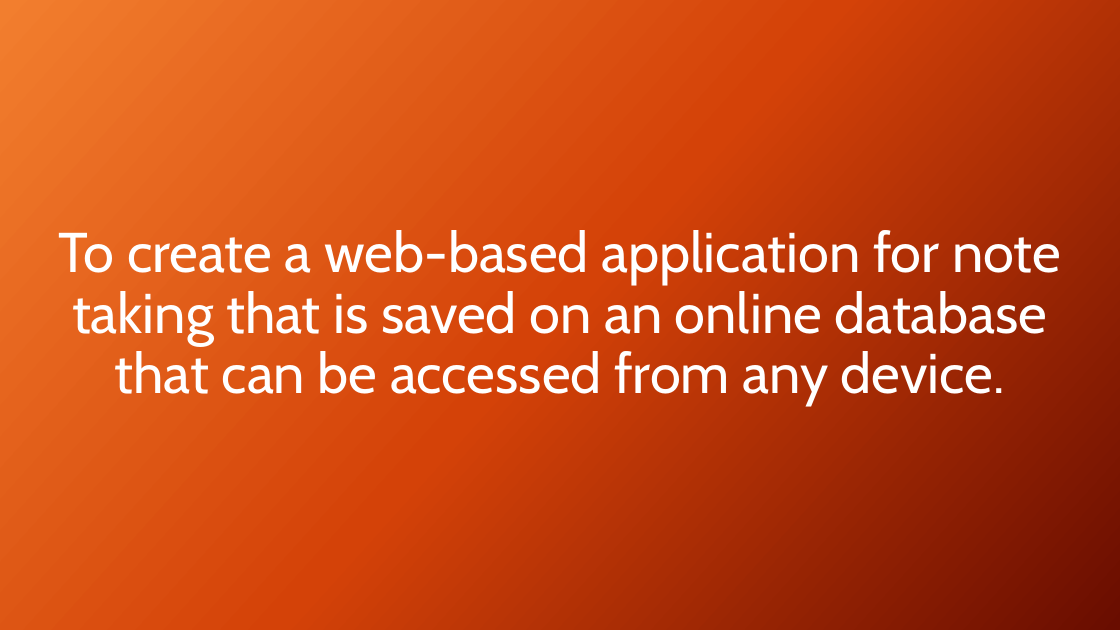
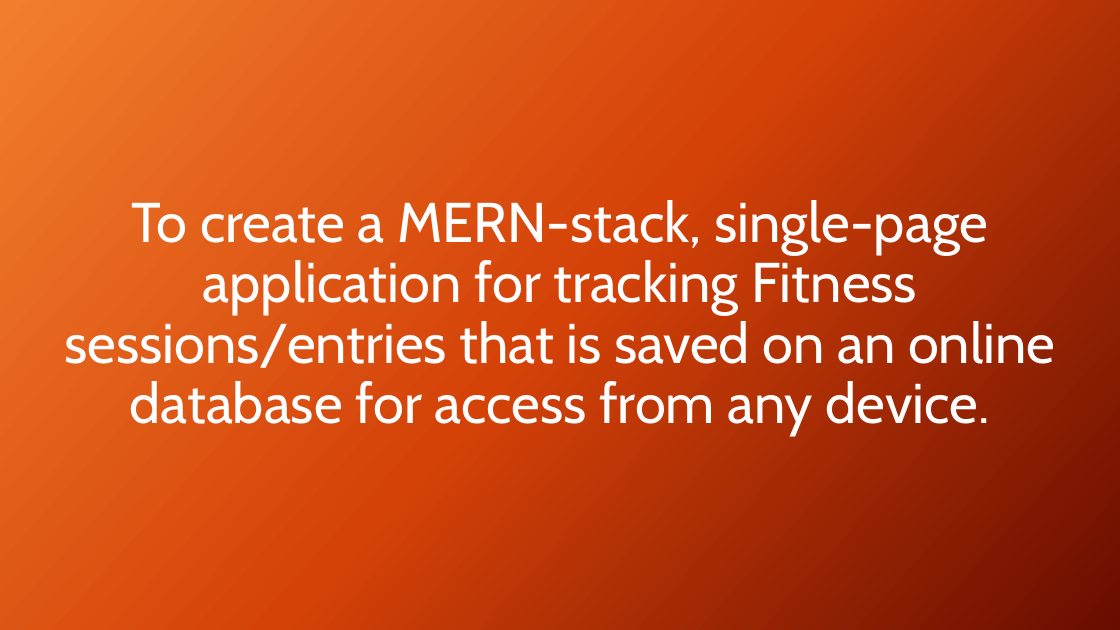
Before and after one commit to stephenw987/Fitness-Tracker, a slide deck: slide 2 of assets/Project03.pptx. Drawn at 1120x630 pixels with LibreOffice and Linux fonts; fonts in the diff are those of the drawing; background and template pictures are left out. Boxes give left, top, right and bottom in pixels: in the first picture for what was removed or moved away, otherwise in the second. Text is boxed around its words. In the diff, an @@ line names an element or a change of style, - is before the commit and + after.

```diff
--- a/assets/Project03.pptx
+++ b/assets/Project03.pptx
@@ title at bbox=[64, 200, 1055, 436]: text changed @@
-To create a web-based application for note taking that is saved on an online database that can be accessed from any device.
+To create a MERN-stack, single-page application for tracking Fitness sessions/entries that is saved on an online database for access from any device.
```
Also in this commit, not shown: 5 other slides changed.
